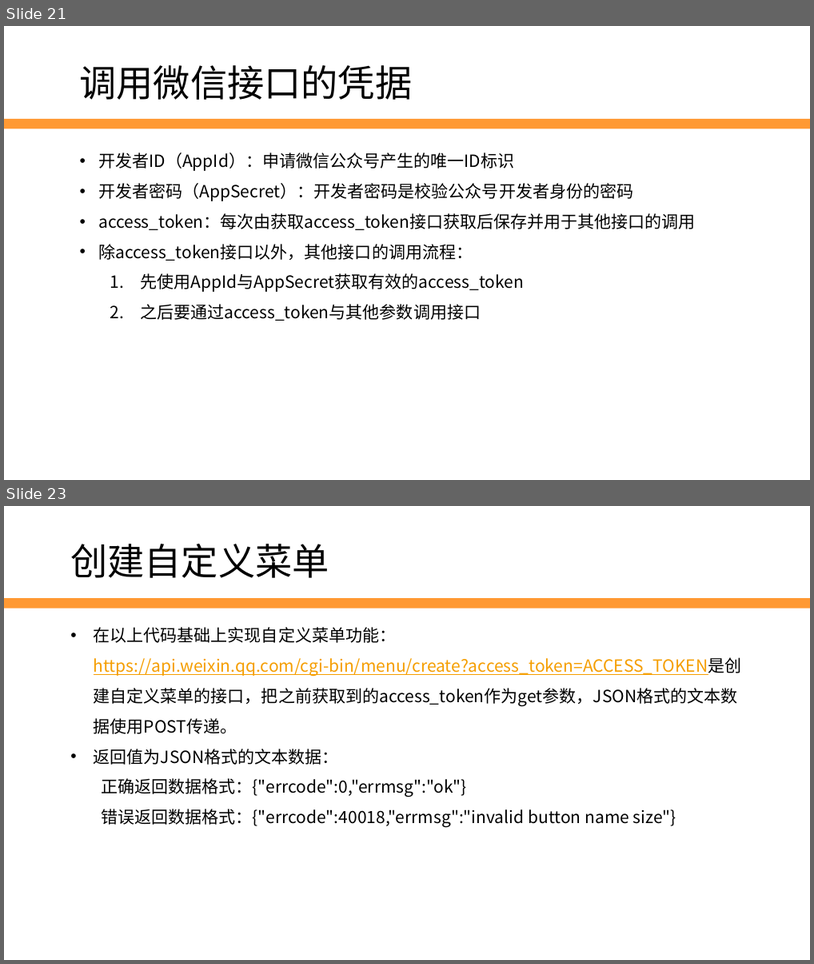
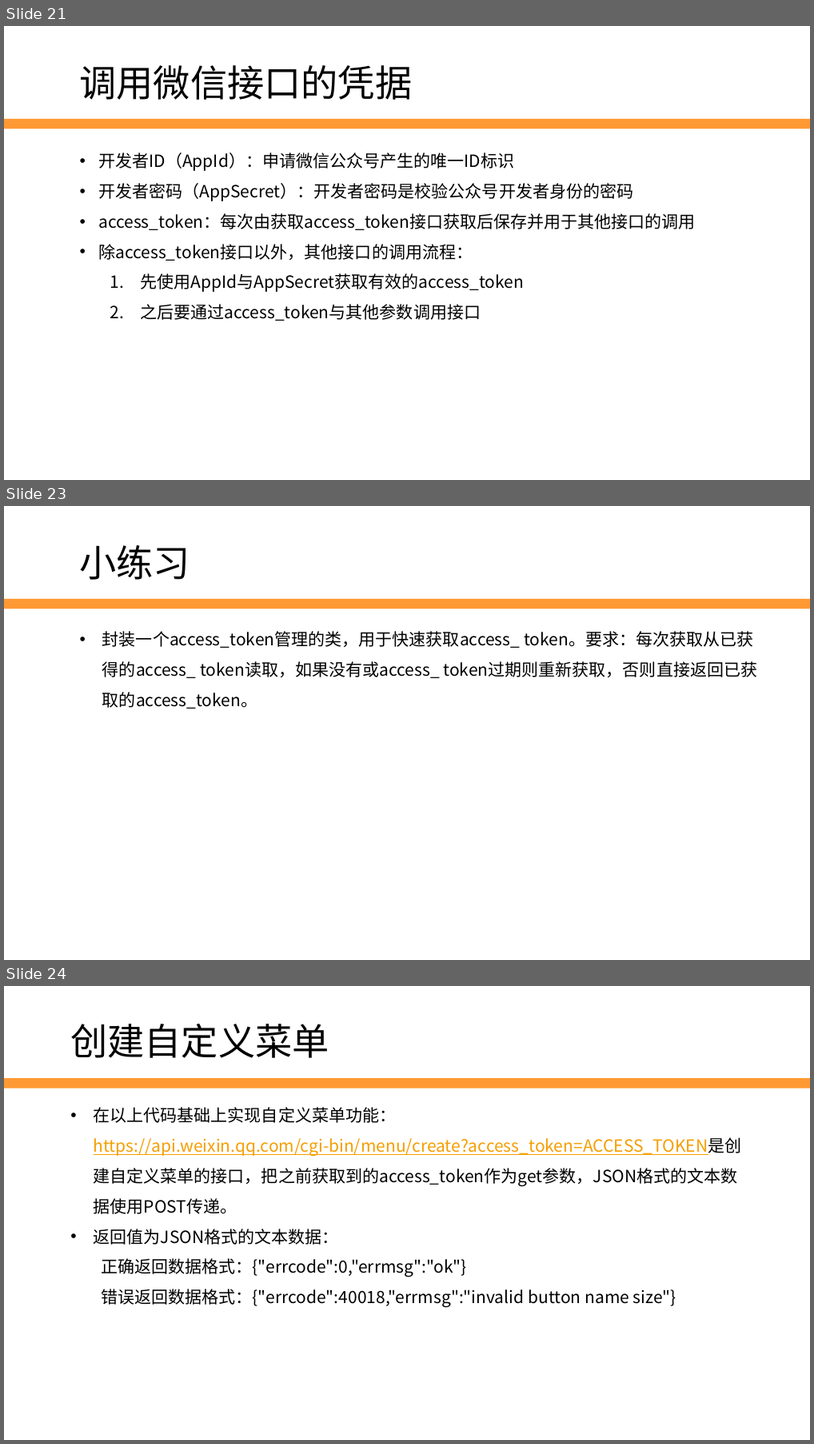
Before and after one commit to edu2act/2017-2018_1st_Wechat_Web_Programming, a slide deck: 课程ppt/第5讲 自定义菜单.pptx. Shown one above the other, each under a label of ours: slides 21 and 23 before the commit, slides 21, 23 and 24 after it; the slides between them are not shown. The pictures are 814x964 and 814x1444 pixels, drawn with LibreOffice and Linux fonts; fonts in the diff are those of the drawing; background and template pictures are left out. Boxes give left, top, right and bottom in pixels: in the first picture for what was removed or moved away, otherwise in the second. Text is boxed around its words. In the diff, an @@ line names an element or a change of style, - is before the commit and + after.

```diff
--- a/课程ppt/第5讲 自定义菜单.pptx
+++ b/课程ppt/第5讲 自定义菜单.pptx
@@ slide 23 added at box(4, 506, 810, 960), background #FFFFFF; not listed: 1 template element that a slide beside it also shows @@
@@ text added at box(80, 545, 191, 580), 44 pt, text #000000 @@
+小练习
@@ text added at box(102, 631, 758, 708), 20 pt, text #000000 @@
+• 封装一个access_token管理的类，用于快速获取access_ token。要求：每次获取从已获得的access_ token读取，如果没有或access_ token过期则重新获取，否则直接返回已获取的access_token。
@@ what was slide 23 is now slide 24 @@
```
Also in this commit, not shown: 1 slide changed, 1 other file.
